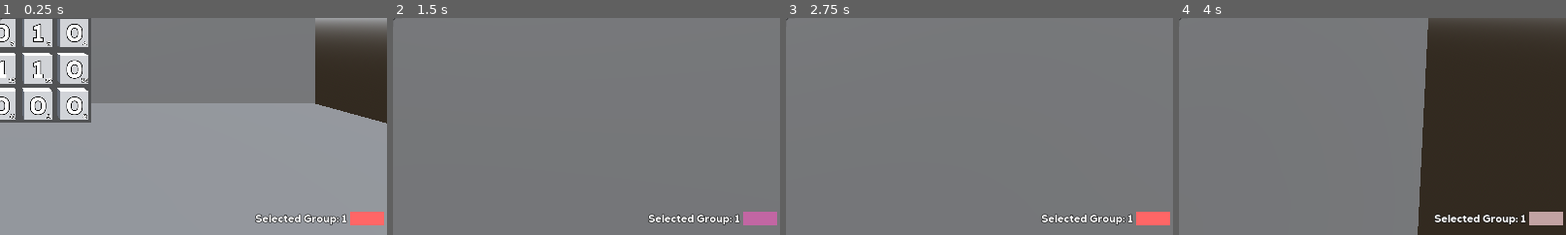
Above: before the commit, frames 1-4 (left to right).
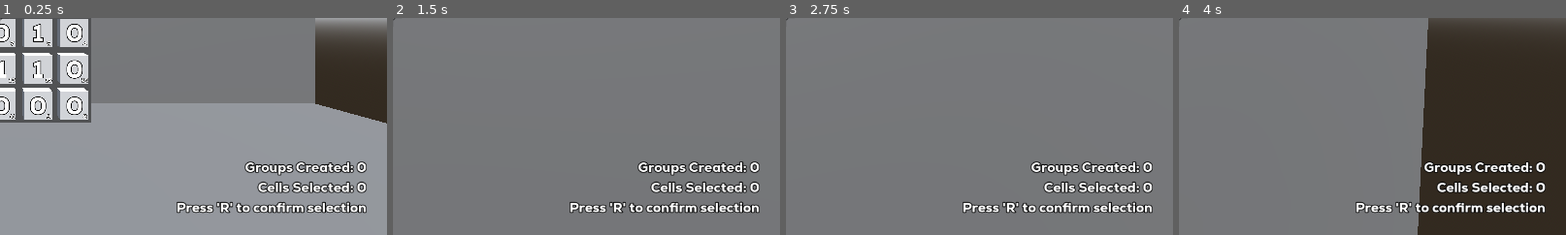
Above: after the commit, the same moments.

Repository: IllBeWatchingU/MSI-Project-UC
Game: Godot game, scene res://scenes/Karnaugh/Level1.tscn
The game is run twice, just before and just after one commit, with the same random seed, the same clock (stepped at 60 frames per second) and the same inputs.
Inputs (mouse positions are % of the whole screen's width and height, from its top left):
- Up to frame 1 (0.25 s): no input
- Up to frame 2 (1.5 s): tap R (ConfirmSelection) at 0.5 s; move the mouse to (55, 50) at 0.52 s; hold R (ConfirmSelection) 0.53-1.28 s; hold W (MoveForward) from 0.53 s (still down); tap Space (Jump) at 0.77 s; tap Mouse wheel down (CycleItemDown) at 0.8, 1.35 s; move the mouse to (45, 50) at 1.27 s
- Up to frame 3 (2.75 s): keep holding W (MoveForward); tap Space (Jump) at 1.52 s; tap Mouse wheel up (CycleItemUp) at 1.55 s; tap R (ConfirmSelection) at 2 s; move the mouse to (52, 48) at 2.02 s; hold Mouse wheel up (CycleItemUp) from 2.03 s (still down); tap E (Interact) at 2.3 s
- Up to frame 4 (4 s): keep holding W (MoveForward); tap R (ConfirmSelection) at 2.75, 3.05, 3.5 s; move the mouse to (49, 52) at 2.77 s; release Mouse wheel up (CycleItemUp) at 2.78 s; tap E (Interact) at 2.85 s; tap Space (Jump) at 3.02, 3.77 s; move the mouse to (57, 51) at 3.52 s; hold R (ConfirmSelection) from 3.53 s (still down); tap Mouse wheel down (CycleItemDown) at 3.8 s
The pictures show only the part of the screen within x 50-100%, y 50-100%; the shares and areas given below are measured in that part.

The runs differ from the first frame. In frame 1, 5.2% of the frame differs, in the area x 45-100%, y 66-96%; in frame 2, 4.9%; in frame 3, 4.9%; in frame 4, 4.4%.

Commit message:
change selecting islands

Diff:
--- a/scenes/Karnaugh/Cell.gd
+++ b/scenes/Karnaugh/Cell.gd
@@ -16,15 +16,24 @@
 		state = value
 		$StateLabel.text = STATE_STRING[value]
 
-var group_idx: int = -1:
-	set(value):
-		group_idx = value
-		if group_idx == -1:
+var selected: bool = false:
+	set(value): #update color value with it
+		if selected:
+			color_id = -1
+			selected = false
+		else:
+			color_id = karnaugh_machine.player_islands.size()
+			selected = true
+var color_id: int = -1:
+	set(value): # Change color
+		color_id = value
+		if color_id == -1:
 			$InteractMesh.material_override = null
 		else:
 			var group_mesh: Material = $InteractMesh.mesh.material.duplicate()
-			group_mesh.albedo_color = Constants.GROUP_COLORS[group_idx]
+			group_mesh.albedo_color = Constants.GROUP_COLORS[color_id]
 			$InteractMesh.material_override = group_mesh
+
 
 
 
@@ -54,6 +63,11 @@
 
 var down: Cell:
 	get: return get_neighbour(Vector2i.DOWN)
+
+func get_neighbour(v: Vector2i) -> Cell:
+	var p = grid_pos + v
+	p = Vector2i(posmod(p.x, 4), posmod(p.y, 4))
+	return karnaugh_machine.get_cell_by_xy(p)
 #endregion
 
 static func xy2id(v: Vector2i) -> int:
@@ -62,21 +76,9 @@
 static func id2xy(i: int) -> Vector2i:
 	return Vector2i(i % 4, i / floor(4))
 
-func get_neighbour(v: Vector2i) -> Cell:
-	var p = grid_pos + v
-	p = Vector2i(posmod(p.x, 4), posmod(p.y, 4))
-	return karnaugh_machine.get_cell_by_xy(p)
-
 func toggle_state():
 	state = ((state + 1) % State.size()) as State
 
-func toggle_group(idx: int):
-	if group_idx != -1:
-		karnaugh_machine.remove_cell_from_group(self, group_idx)
-		group_idx = -1
-	else:
-		karnaugh_machine.add_cell_to_group(self, idx)
-		group_idx = idx
-
-func _on_interacted(interactor):
-	toggle_group(interactor.owner.selected_group_id)
+func _on_interacted(interactor: InteractRaycast):
+	selected = not selected
+	interactor.cell_updated.emit()
--- a/scenes/Karnaugh/KarnaughMachine.gd
+++ b/scenes/Karnaugh/KarnaughMachine.gd
@@ -11,7 +11,17 @@
 @export var output_display: Display
 
 var cell_values: Array[State]
-var groups: Array[Array] = []
+var player_islands: Array[Island]
+var min_islands: Array[Island]
+var min_function: String
+
+var cell_selection: Array[int]:
+	get: #Call each cell and check selected
+		var result: Array[int] = []
+		for i in range(16):
+			var cell = get_cell_by_id(i)
+			if(cell.selected): result.append(i)
+		return result
 
 class Island:
 	enum letr {
@@ -82,20 +92,10 @@
 			island_map |= island.bitmap
 		return island_map | bitmap != island_map
 
-	func adds_anything_new2(islands: Array[Island]) -> bool:
-		var copy = islands.duplicate()
-		copy.erase(self)
-
-		var island_map := 0
-		for island in copy:
-			island_map |= island.bitmap
-		return island_map | bitmap != island_map
 # Called when the node enters the scene tree for the first time.
 func _ready():
 	randomize()
 
-	for i in range(Constants.GROUP_COUNT):
-		groups.append([])
 	reset_button.get_node("Button").reset_pressed.connect(randomize_input)
 
 	randomize_input()
@@ -110,23 +110,44 @@
 
 	input_display.set_input_string(cell_values)
 
-	solve()
-
-func add_cell_to_group(cell: Cell, group_id: int):
-	groups[group_id].append(cell)
-	print(groups)
-
-func remove_cell_from_group(cell: Cell, group_id: int):
-	var idx := groups[group_id].find(cell)
-	if idx != -1:
-		groups[group_id].remove_at(idx)
-	print(groups)
-
-#regin Solver
+	solve() #TODO: save result somewhere
+
+func add_new_island() -> void:
+	# Verify we selected the right number of cells
+	var size := cell_selection.size()
+	if Constants.ISLAND_SIZES.has(size):
+		var island: Island = null
+		for id in cell_selection:
+			var cell := get_cell_by_id(id)
+			for shape in Constants.ISLAND_CONFIGURATIONS[size]:
+				#Check if cell is top right corner of island
+				var isl := get_valid_shape(cell.grid_pos, shape, true)
+				island = isl if isl else island
+
+		if island:
+			player_islands.append(island)
+
+	deselect_all()
+
+func get_valid_shape(start: Vector2i, shape: Vector2i, check_selected: bool = false) -> Island:
+		var check: Callable
+		if check_selected:
+			check = func(cell: Cell): return cell.selected
+		else:
+			check = func(cell: Cell): return cell.state == State.ON
+
+		for x in shape.x:
+			for y in shape.y:
+				var v := (start + Vector2i(x,y)) % 4
+				if not check.call(get_cell_by_xy(v)): return null
+		return Island.new(start, shape)
+
+func deselect_all() -> void:
+	for id in cell_selection:
+		get_cell_by_id(id).selected = false
+
+#region Solvers
 func solve() -> void:
-	var min_islands: Array[Island] = []
-	var min_string: String = ""
-
 	# Get all possible islands
 	for i in range(16):
 		var new_islands := find_islands(get_cell_by_id(i))
@@ -149,12 +170,9 @@
 	min_islands = min_islands.filter(func(x: Island): return x.adds_anything_new(min_islands, true))
 
 	for island in min_islands:
-		min_string += "%s + " % island.function
-
-	min_string = min_string.left(-3)
-
-	print(min_islands)
-	print(min_string)
+		min_function += "%s + " % island.function
+
+	min_function = min_function.left(-3)
 
 func find_islands(cell: Cell) -> Array[Island]:
 	#Island1
@@ -223,7 +241,6 @@
 
 #endregion Solver
 
-
 #region Helpers
 func get_cell_by_xy(v: Vector2i) -> Cell:
 	var id := Cell.xy2id(v)
--- a/scenes/Karnaugh/Level1.tscn
+++ b/scenes/Karnaugh/Level1.tscn
@@ -53,7 +53,8 @@
 [node name="DirectionalLight3D" type="DirectionalLight3D" parent="."]
 transform = Transform3D(1, 0, 0, 0, 0.5, 0.866025, 0, -0.866025, 0.5, 0, 10, 10)
 
-[node name="Player" parent="." instance=ExtResource("1_cimhi")]
+[node name="Player" parent="." node_paths=PackedStringArray("karnaugh_machine") instance=ExtResource("1_cimhi")]
+karnaugh_machine = NodePath("../KarnaughMachine")
 
 [node name="KarnaughMachine" parent="." node_paths=PackedStringArray("reset_button", "input_display") instance=ExtResource("2_mfd17")]
 unique_name_in_owner = true
--- a/scenes/Karnaugh/Level1Player.gd
+++ b/scenes/Karnaugh/Level1Player.gd
@@ -1,15 +1,20 @@
 extends "res://scripts/Player.gd"
 
-var selected_group_id: int = 0:
-	set(value):
-		selected_group_id = value
-		%Level1UI.color_group = selected_group_id
+@export_group("Nodes")
+@export var karnaugh_machine: KarnaughMachine
+
+#var selected_group_id: int = 0:
+	#set(value):
+		#selected_group_id = value
+		#%Level1UI.color_group = selected_group_id
 
 func _input(event):
 	super(event)
 
-	if event.is_action_pressed("CycleItemUp"):
-		print(owner)
-		selected_group_id = posmod(selected_group_id + 1, Constants.GROUP_COUNT)
-	if event.is_action_pressed("CycleItemDown"):
-		selected_group_id = posmod(selected_group_id - 1, Constants.GROUP_COUNT)
+	if event.is_action_pressed("ConfirmSelection"):
+		karnaugh_machine.add_new_island()
+		_on_interact_raycast_cell_updated()
+
+func _on_interact_raycast_cell_updated():
+	$CameraHolder/Level1UI.group_count = karnaugh_machine.player_islands.size()
+	$CameraHolder/Level1UI.selection_count = karnaugh_machine.cell_selection.size()
--- a/scenes/Karnaugh/Level1Player.tscn
+++ b/scenes/Karnaugh/Level1Player.tscn
@@ -9,3 +9,5 @@
 
 [node name="Level1UI" parent="CameraHolder" index="3" instance=ExtResource("2_2kbvq")]
 unique_name_in_owner = true
+
+[connection signal="cell_updated" from="CameraHolder/InteractRaycast" to="." method="_on_interact_raycast_cell_updated"]
--- a/scenes/Karnaugh/Level1UI.gd
+++ b/scenes/Karnaugh/Level1UI.gd
@@ -1,9 +1,16 @@
 extends Control
 
-var color_group: int = 0:
-	set(value):
-		color_group = value
-		$HBoxContainer/ColorRect.color = Constants.GROUP_COLORS[color_group]
+@onready var confirm_key = InputMap.action_get_events("ConfirmSelection")[0].as_text_physical_keycode()
+
+var group_count: int = 0:
+	set(value): # Update label
+		group_count = value
+		$VBoxContainer/GroupLabel.text = "Groups Created: %d" % group_count
+var selection_count: int = 0:
+	set(value): # Update label
+		selection_count = value
+		$VBoxContainer/SelectionLabel.text = "Cells Selected: %d" % selection_count
+
 
 func _ready():
-	color_group = 0
+	$VBoxContainer/ConfirmKeyLabel.text = "Press '%s' to confirm selection" % confirm_key
--- a/scenes/Karnaugh/Level1UI.tscn
+++ b/scenes/Karnaugh/Level1UI.tscn
@@ -1,12 +1,7 @@
-[gd_scene load_steps=4 format=3 uid="uid://66xsspgr5vgo"]
+[gd_scene load_steps=3 format=3 uid="uid://66xsspgr5vgo"]
 
 [ext_resource type="Script" path="res://scenes/Karnaugh/Level1UI.gd" id="1_3ryar"]
-[ext_resource type="FontFile" uid="uid://bh7dwfqomgxjx" path="res://assets/fonts/Nexa-Heavy.ttf" id="2_3hrmt"]
-
-[sub_resource type="LabelSettings" id="LabelSettings_n3su1"]
-font = ExtResource("2_3hrmt")
-outline_size = 3
-outline_color = Color(0, 0, 0, 1)
+[ext_resource type="LabelSettings" uid="uid://ddh8eoco74jms" path="res://scenes/Karnaugh/UILabelSettings.tres" id="2_deo5c"]
 
 [node name="Level1UI" type="Control"]
 layout_mode = 3
@@ -15,30 +10,39 @@
 anchor_top = 1.0
 anchor_right = 1.0
 anchor_bottom = 1.0
-offset_left = -200.0
-offset_top = -50.0
 grow_horizontal = 0
 grow_vertical = 0
 script = ExtResource("1_3ryar")
 
-[node name="HBoxContainer" type="HBoxContainer" parent="."]
+[node name="VBoxContainer" type="VBoxContainer" parent="."]
 layout_mode = 1
-anchors_preset = 14
-anchor_top = 0.5
+anchors_preset = 3
+anchor_left = 1.0
+anchor_top = 1.0
 anchor_right = 1.0
-anchor_bottom = 0.5
-offset_top = -10.5
-offset_bottom = 10.5
-grow_horizontal = 2
-grow_vertical = 2
-alignment = 1
+anchor_bottom = 1.0
+offset_left = -339.0
+offset_top = -114.0
+offset_right = -30.0
+offset_bottom = -28.0
+grow_horizontal = 0
+grow_vertical = 0
+alignment = 2
 
-[node name="Label" type="Label" parent="HBoxContainer"]
+[node name="GroupLabel" type="Label" parent="VBoxContainer"]
 layout_mode = 2
-text = "Selected Group: 1"
-label_settings = SubResource("LabelSettings_n3su1")
-vertical_alignment = 1
+text = "Groups Created: 0"
+label_settings = ExtResource("2_deo5c")
+horizontal_alignment = 2
 
-[node name="ColorRect" type="ColorRect" parent="HBoxContainer"]
-custom_minimum_size = Vector2(50, 20)
+[node name="SelectionLabel" type="Label" parent="VBoxContainer"]
 layout_mode = 2
+text = "Cells Selected: 0"
+label_settings = ExtResource("2_deo5c")
+horizontal_alignment = 2
+
+[node name="ConfirmKeyLabel" type="Label" parent="VBoxContainer"]
+layout_mode = 2
+text = "Press <key> to confirm selection"
+label_settings = ExtResource("2_deo5c")
+horizontal_alignment = 2
--- /dev/null
+++ b/scenes/Karnaugh/UILabelSettings.tres
@@ -0,0 +1,9 @@
+[gd_resource type="LabelSettings" load_steps=2 format=3 uid="uid://ddh8eoco74jms"]
+
+[ext_resource type="FontFile" uid="uid://bh7dwfqomgxjx" path="res://assets/fonts/Nexa-Heavy.ttf" id="1_velhj"]
+
+[resource]
+font = ExtResource("1_velhj")
+font_size = 20
+outline_size = 5
+outline_color = Color(0, 0, 0, 1)
--- a/scripts/InteractRaycast.gd
+++ b/scripts/InteractRaycast.gd
@@ -1,4 +1,7 @@
+class_name InteractRaycast
 extends RayCast3D
+
+signal cell_updated
 
 @onready var interact_key = InputMap.action_get_events("Interact")[0].as_text_physical_keycode()
 
